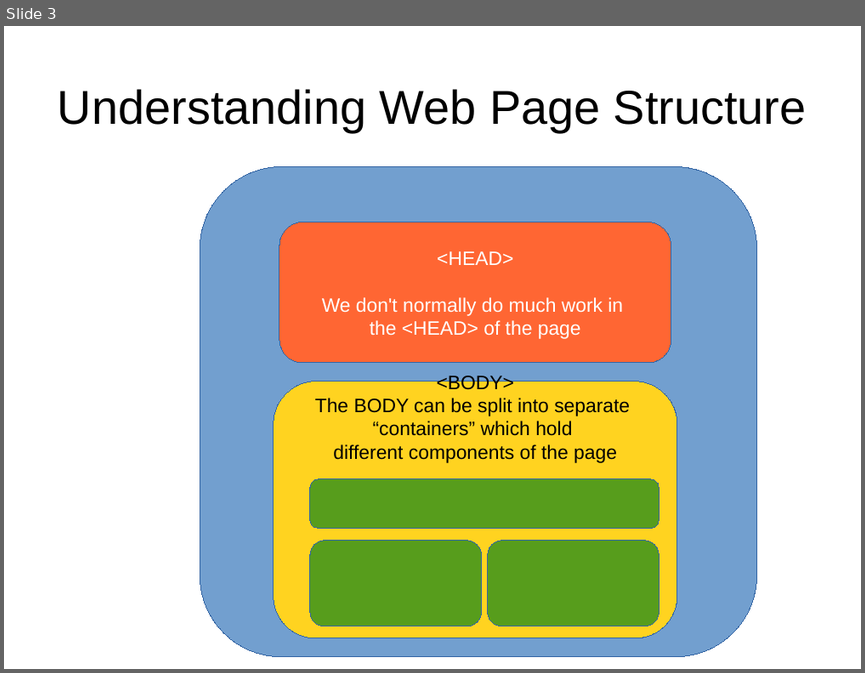
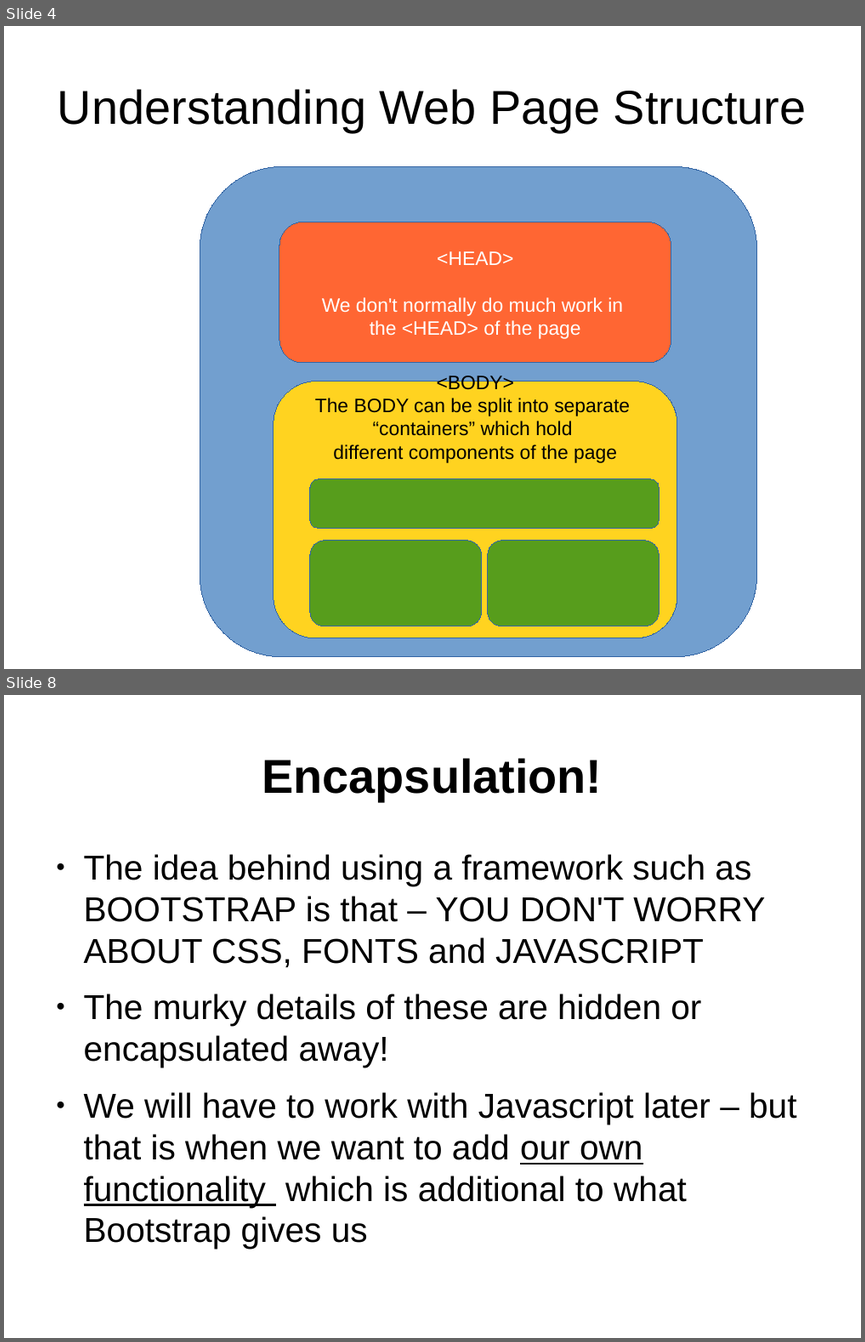
Before and after one commit to petermooney/December2014, a slide deck: LectureNotes.odp. Shown one above the other, each under a label of ours: slide 3 before the commit, slides 4 and 8 after it; the slides between them are not shown. The pictures are 865x673 and 865x1342 pixels, drawn with LibreOffice and Linux fonts; fonts in the diff are those of the drawing. Boxes give left, top, right and bottom in pixels: in the first picture for what was removed or moved away, otherwise in the second. Text is boxed around its words. In the diff, an @@ line names an element or a change of style, - is before the commit and + after.

Commit message:
Initial Setup of web-pages and Bootstrap files locally

```diff
--- a/LectureNotes.odp
+++ b/LectureNotes.odp
@@ slide 8 added at [4, 695, 861, 1338], background #FFFFFF @@
@@ title added at [262, 758, 602, 801], 44 pt, text #000000, bold @@
+Encapsulation!
@@ text added at [84, 854, 796, 1207], 32 pt, text #000000 @@
+● The idea behind using a framework such as BOOTSTRAP is that – YOU DON'T WORRY ABOUT CSS, FONTS and JAVASCRIPT
+● The murky details of these are hidden or encapsulated away!
+● We will have to work with Javascript later – but that is when we want to add our own functionality which is additional to what Bootstrap gives us
@@ what was slide 3 is now slide 4 @@
```
Also in this commit, not shown: 12 other slides added, 16 other files.
